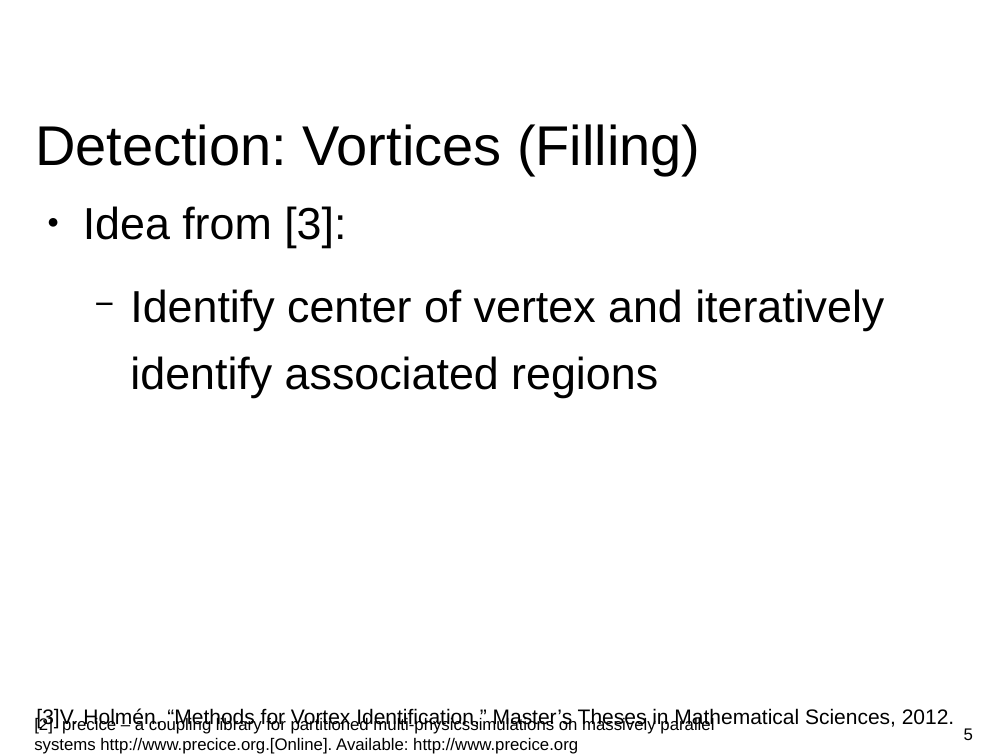
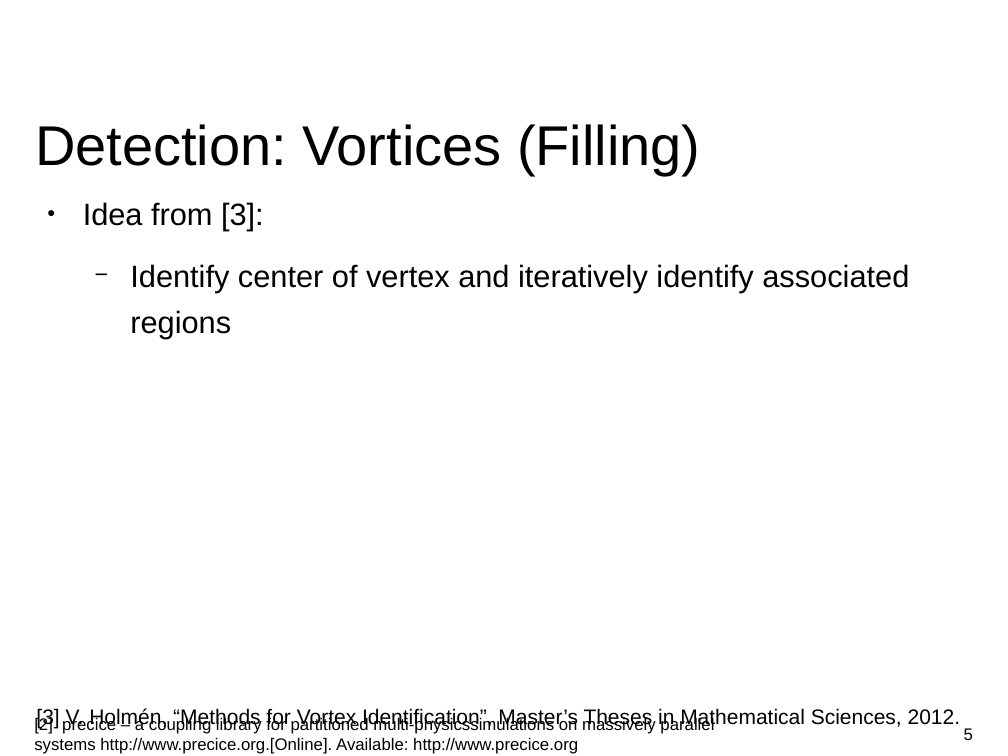
Before and after one commit to huangq1234553/cfd-lab, a slide deck: slide 5 of Presentation/Presentation.odp. Drawn at 1008x756 pixels with LibreOffice and Linux fonts; fonts in the diff are those of the drawing; background and template pictures are left out. Boxes give left, top, right and bottom in pixels: in the first picture for what was removed or moved away, otherwise in the second. Text is boxed around its words. In the diff, an @@ line names an element or a change of style, - is before the commit and + after.

```diff
--- a/Presentation/Presentation.odp
+++ b/Presentation/Presentation.odp
@@ text "Idea from [3]:" at bbox=[83, 202, 909, 338]: size 32 to 22 pt @@
@@ text at bbox=[36, 707, 961, 728]: text changed @@
-[3]V. Holmén, “Methods for Vortex Identification,” Master’s Theses in Mathematical Sciences, 2012.
+[3] V. Holmén, “Methods for Vortex Identification”, Master’s Theses in Mathematical Sciences, 2012.
```
Also in this commit, not shown: 14 other slides changed.
